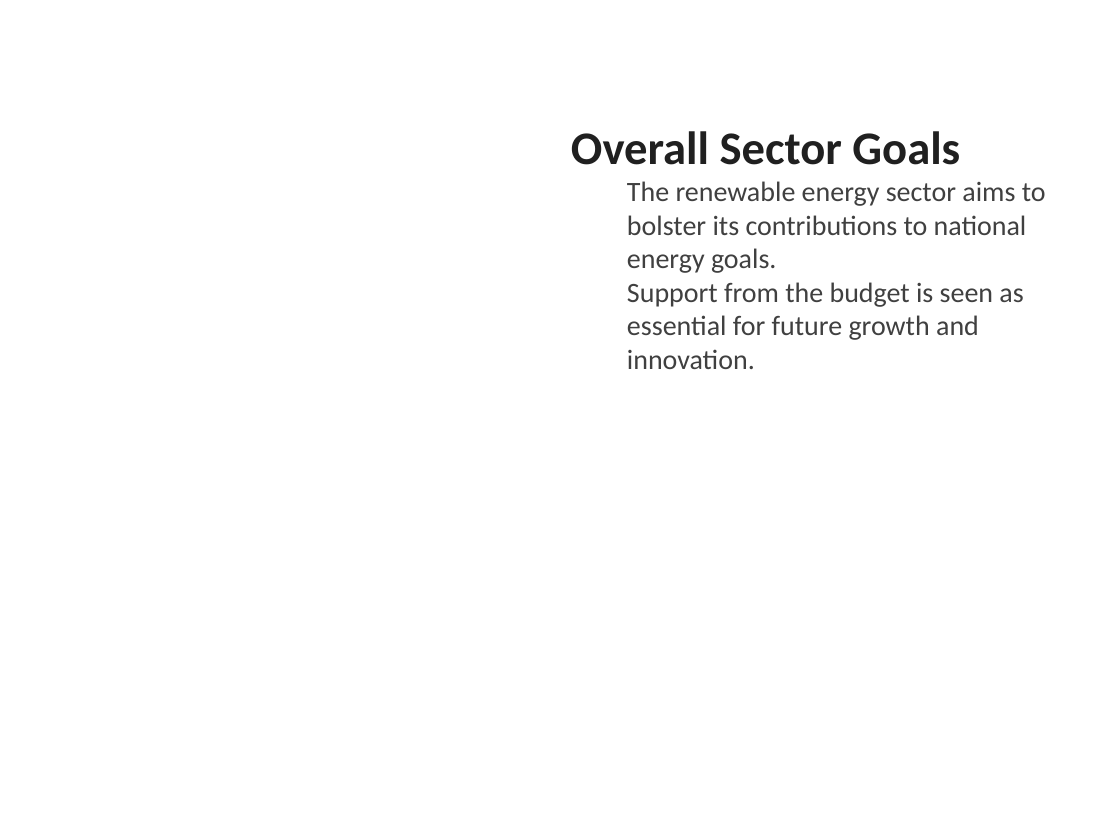
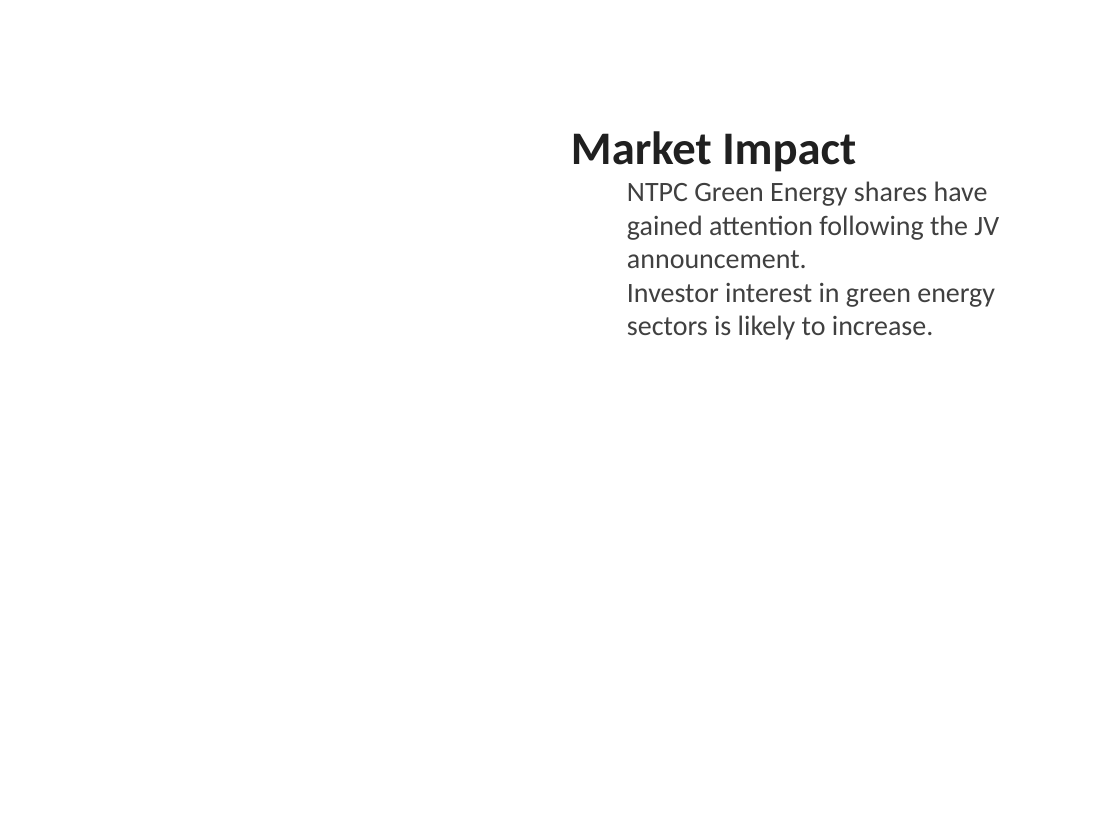
Before and after one commit to gauravsiemens1988/Linkedin-AI-Agent_Personal, a slide deck: slide 4 of drafts/linkedin_carousel.pptx. Drawn at 1120x840 pixels with LibreOffice and Linux fonts; fonts in the diff are those of the drawing. Boxes give left, top, right and bottom in pixels: in the first picture for what was removed or moved away, otherwise in the second. Text is boxed around its words. In the diff, an @@ line names an element or a change of style, - is before the commit and + after.

```diff
--- a/drafts/linkedin_carousel.pptx
+++ b/drafts/linkedin_carousel.pptx
@@ text at bbox=[571, 131, 999, 340]: text changed @@
-Overall Sector Goals
-  The renewable energy sector aims to bolster its contributions to national energy goals.
-  Support from the budget is seen as essential for future growth and innovation.
+Market Impact
+  NTPC Green Energy shares have gained attention following the JV announcement.
+  Investor interest in green energy sectors is likely to increase.
```
Also in this commit, not shown: 2 other slides changed, 3 slides added, 3 slides removed, 1 other file.
